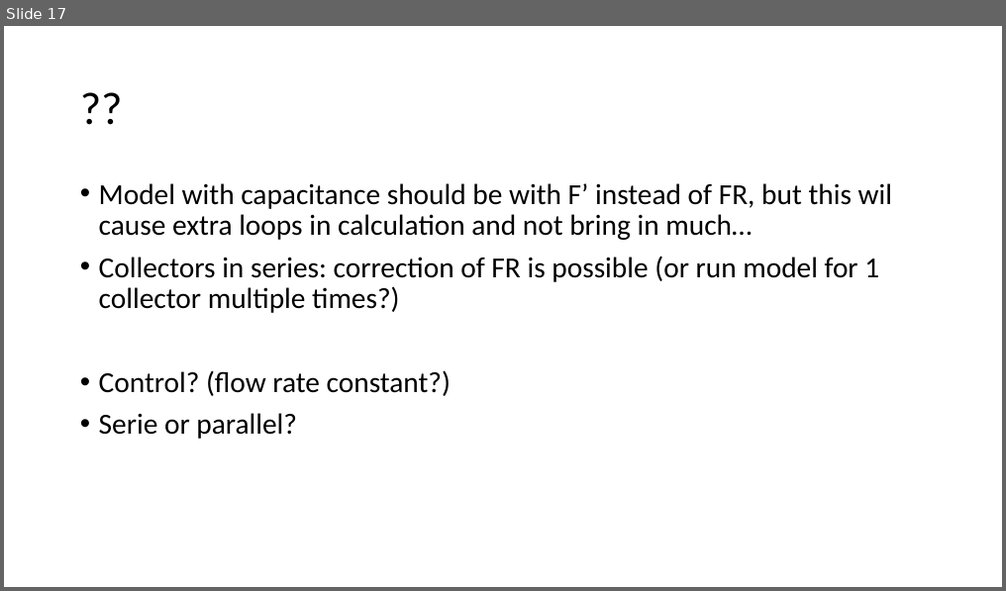
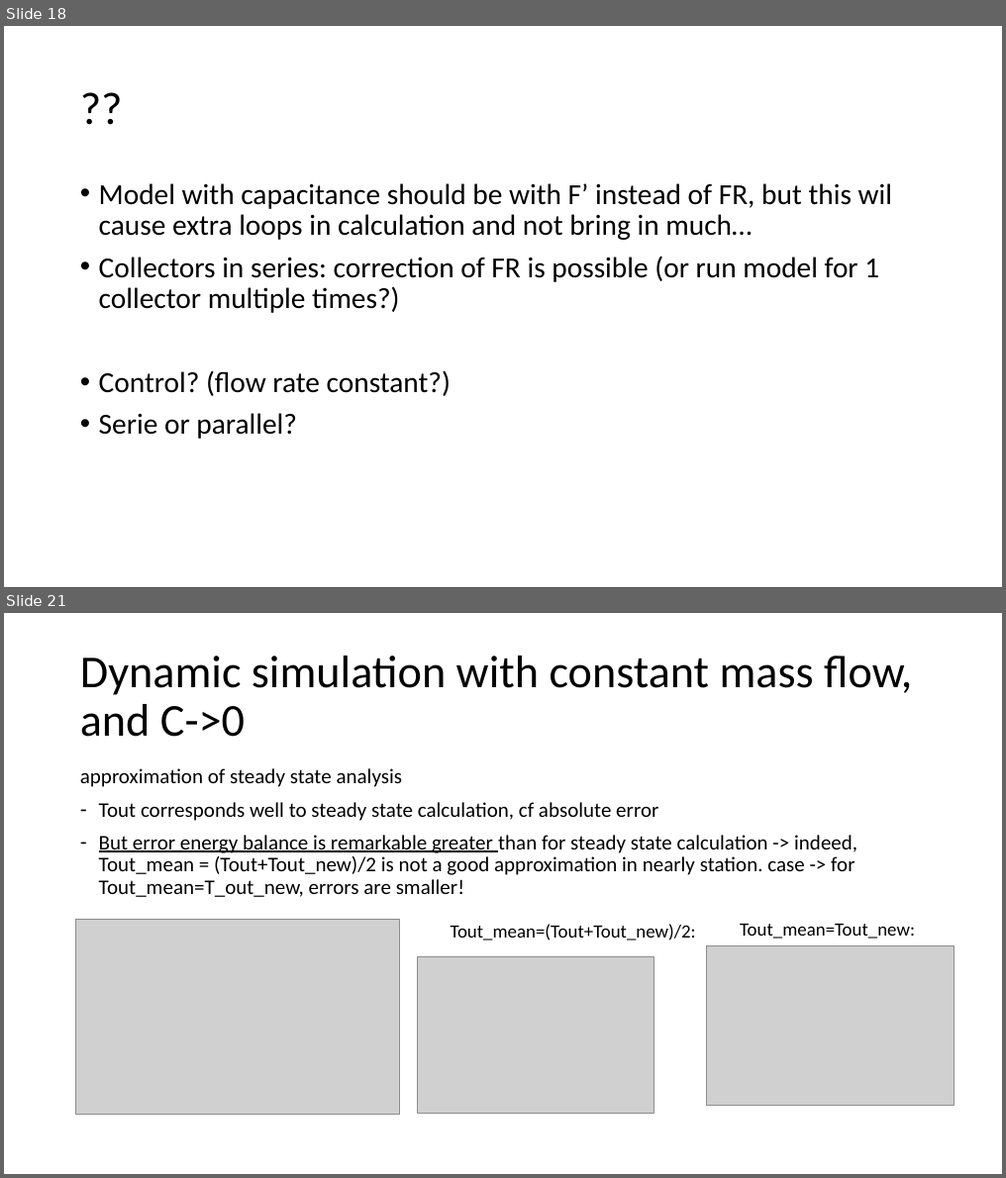
Before and after one commit to MargotDePauw/TETRA-warmtenetten, a slide deck: model zonnecollector/achtergrond/Solar collector.pptx. Shown one above the other, each under a label of ours: slide 17 before the commit, slides 18 and 21 after it; the slides between them are not shown. The pictures are 1006x591 and 1006x1178 pixels, drawn with LibreOffice and Linux fonts; fonts in the diff are those of the drawing; grey boxes stand for pictures. Boxes give left, top, right and bottom in pixels: in the first picture for what was removed or moved away, otherwise in the second. Text is boxed around its words. In the diff, an @@ line names an element or a change of style, - is before the commit and + after.

```diff
--- a/model zonnecollector/achtergrond/Solar collector.pptx
+++ b/model zonnecollector/achtergrond/Solar collector.pptx
@@ slide 21 added at [4, 613, 1002, 1174], background #FFFFFF @@
@@ title added at [80, 656, 912, 737], 44 pt, text #000000 @@
+Dynamic simulation with constant mass flow, and C->0
@@ text added at [80, 768, 857, 897], 20 pt, text #000000 @@
+approximation of steady state analysis
+– Tout corresponds well to steady state calculation, cf absolute error
+– But error energy balance is remarkable greater than for steady state calculation -> indeed, Tout_mean = (Tout+Tout_new)/2 is not a good approximation in nearly station. case -> for Tout_mean=T_out_new, errors are smaller!
@@ picture added at [75, 919, 400, 1115] @@
@@ text added at [450, 924, 696, 941], 18 pt, text #000000 @@
+Tout_mean=(Tout+Tout_new)/2:
@@ text added at [740, 924, 915, 939], 18 pt, text #000000 @@
+Tout_mean=Tout_new:
@@ picture added at [418, 957, 654, 1113] @@
@@ picture added at [707, 946, 954, 1106] @@
@@ what was slide 17 is now slide 18 @@
```
Also in this commit, not shown: 13 other slides added, 5 other files.
